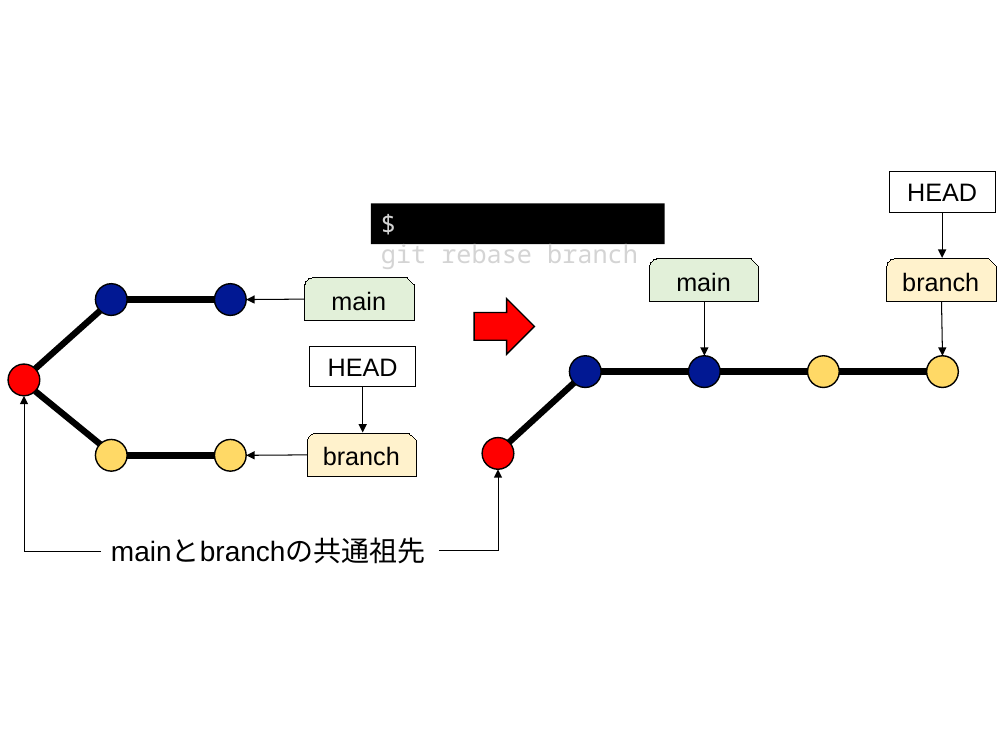
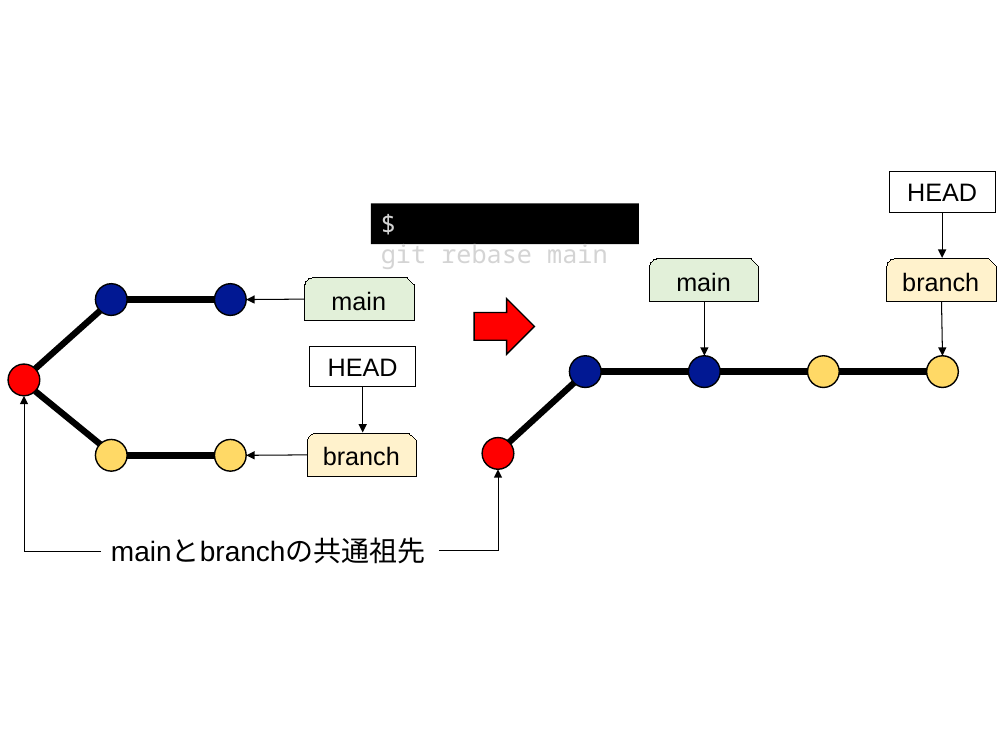
Before and after one commit to kaityo256/github, a slide deck: slide 24 of branch/fig/fig.pptx. Drawn at 1008x756 pixels with LibreOffice and Linux fonts; fonts in the diff are those of the drawing. Boxes give left, top, right and bottom in pixels: in the first picture for what was removed or moved away, otherwise in the second. Text is boxed around its words. In the diff, an @@ line names an element or a change of style, - is before the commit and + after.

```diff
--- a/branch/fig/fig.pptx
+++ b/branch/fig/fig.pptx
@@ rectangle "$ git rebase main": place and size @@
-rectangle "$ git rebase main" at box(371, 204, 664, 244)
+rectangle "$ git rebase main" at box(371, 204, 639, 244)
@@ text in rectangle at box(381, 240, 607, 269): text changed @@
-$ git rebase branch
+$ git rebase main
```
Also in this commit, not shown: 1 other file.
